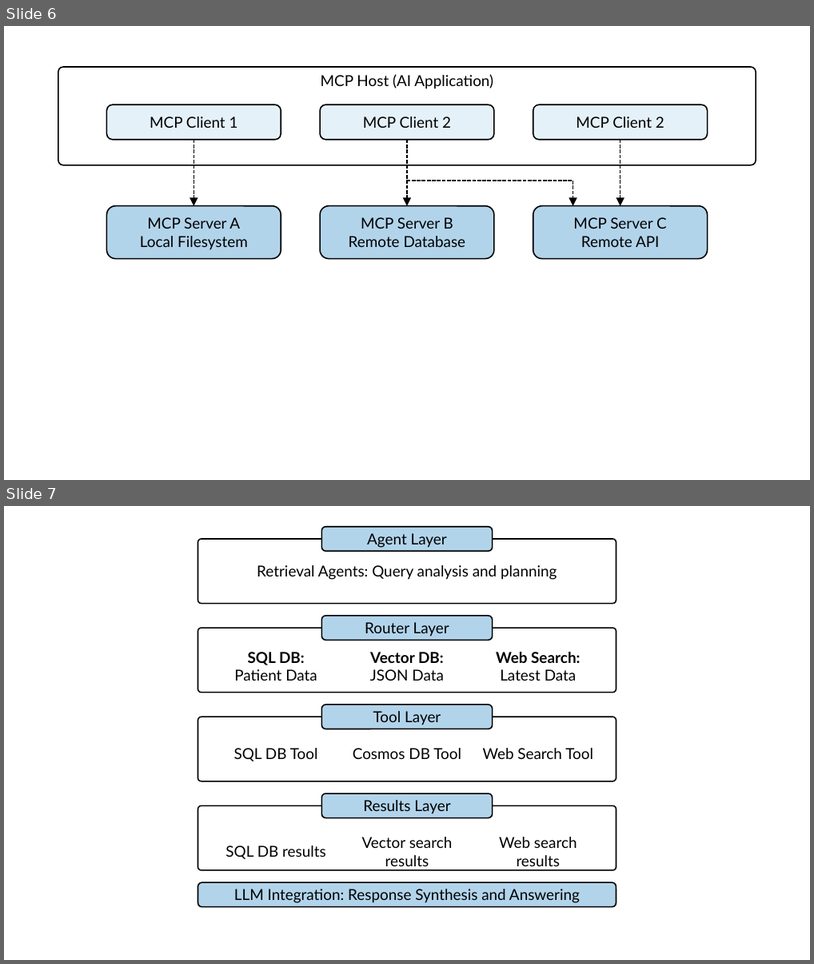
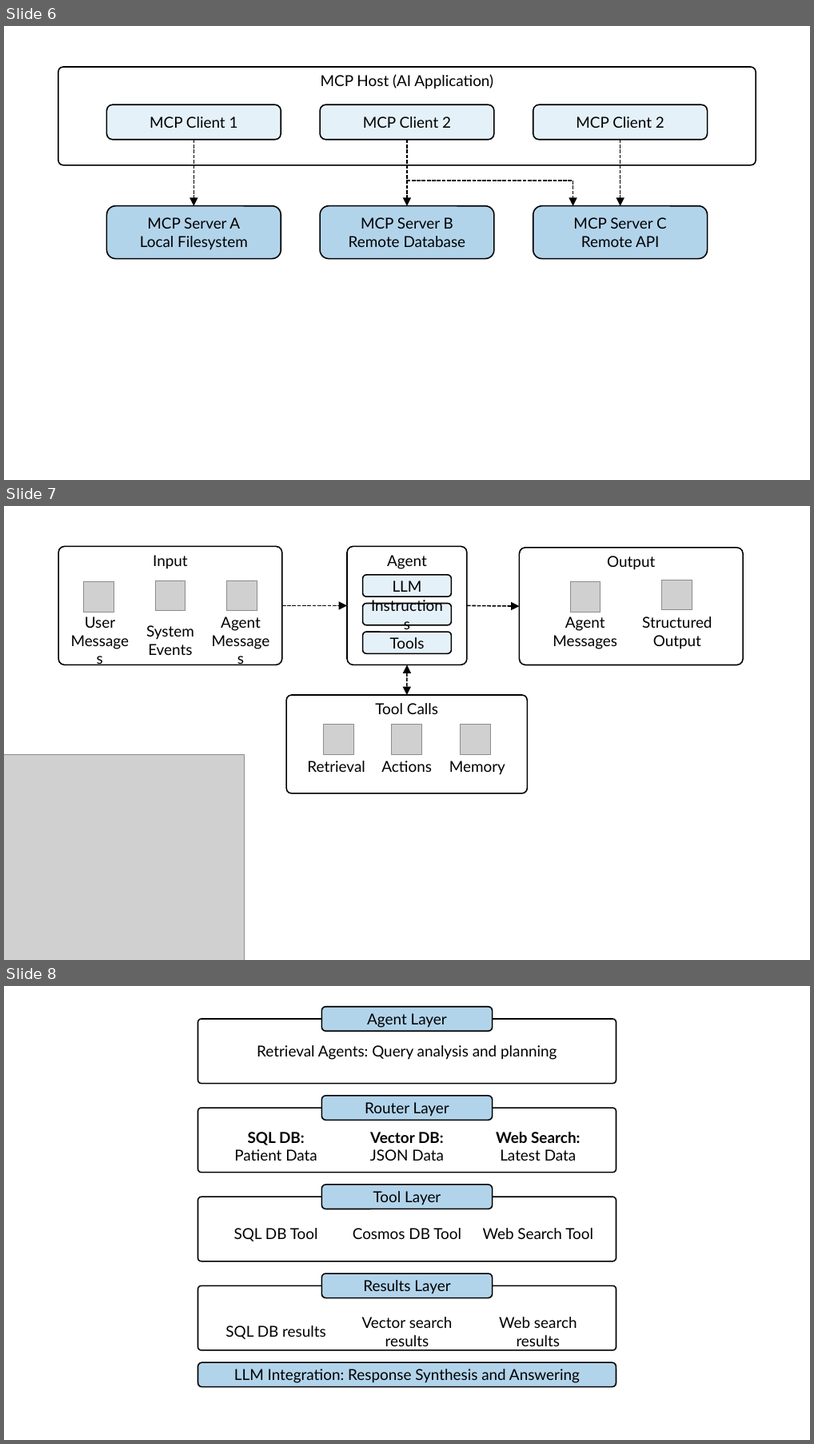
Before and after one commit to colbyford/foundry-book, a slide deck: figures/figures.pptx. Shown one above the other, each under a label of ours: slides 6 and 7 before the commit, slides 6, 7 and 8 after it. The pictures are 814x964 and 814x1444 pixels, drawn with LibreOffice and Linux fonts; fonts in the diff are those of the drawing; grey boxes stand for pictures. Boxes give left, top, right and bottom in pixels: in the first picture for what was removed or moved away, otherwise in the second. Text is boxed around its words. In the diff, an @@ line names an element or a change of style, - is before the commit and + after.

```diff
--- a/figures/figures.pptx
+++ b/figures/figures.pptx
@@ slide 7 added at [4, 506, 810, 960], background #FFFFFF @@
@@ rounded rectangle added at [58, 547, 282, 665], fill #FFFFFF, outline #000000 1.5 pt, 18 pt, text #000000 @@
+Input
@@ rounded rectangle added at [347, 547, 466, 665], fill #FFFFFF, outline #000000 1.5 pt, 18 pt, text #000000 @@
+Agent
@@ rounded rectangle added at [519, 548, 743, 665], fill #FFFFFF, outline #000000 1.5 pt, 18 pt, text #000000 @@
+Output
@@ rounded rectangle added at [362, 575, 452, 596], fill #E5F1F8, outline #000000 1.5 pt, 18 pt, text #000000 @@
+LLM
@@ picture added at [84, 582, 114, 612] @@
@@ picture added at [155, 580, 186, 611] @@
@@ picture added at [227, 580, 258, 611] @@
@@ picture added at [571, 582, 601, 612] @@
@@ picture added at [662, 580, 693, 610] @@
@@ table added at [65, 610, 277, 658], 1 rows, 3 columns @@
+User Messages | System Events | Agent Messages
@@ arrow added from (282, 606) to (347, 606), #000000 1.5 pt dashed @@
@@ rounded rectangle added at [362, 604, 452, 625], fill #E5F1F8, outline #000000 1.5 pt, 18 pt, text #000000 @@
+Instructions
@@ arrow added from (467, 606) to (519, 607), #000000 1.5 pt dashed @@
@@ table added at [539, 610, 723, 652], 1 rows, 2 columns @@
+Agent Messages | Structured / Output
@@ rounded rectangle added at [362, 632, 452, 654], fill #E5F1F8, outline #000000 1.5 pt, 18 pt, text #000000 @@
+Tools
@@ double arrow added from (407, 664) to (407, 695), #000000 1.5 pt dashed @@
@@ rounded rectangle added at [286, 695, 527, 793], fill #FFFFFF, outline #000000 1.5 pt, 18 pt, text #000000 @@
+Tool Calls
@@ picture added at [324, 724, 354, 754] @@
@@ picture added at [392, 724, 422, 754] @@
@@ picture added at [460, 724, 490, 755] @@
@@ picture added at [4, 754, 244, 960] @@
@@ table added at [302, 754, 514, 779], 1 rows, 3 columns @@
+Retrieval | Actions | Memory
@@ what was slide 7 is now slide 8 @@
```
Also in this commit, not shown: 5 other slides added.
